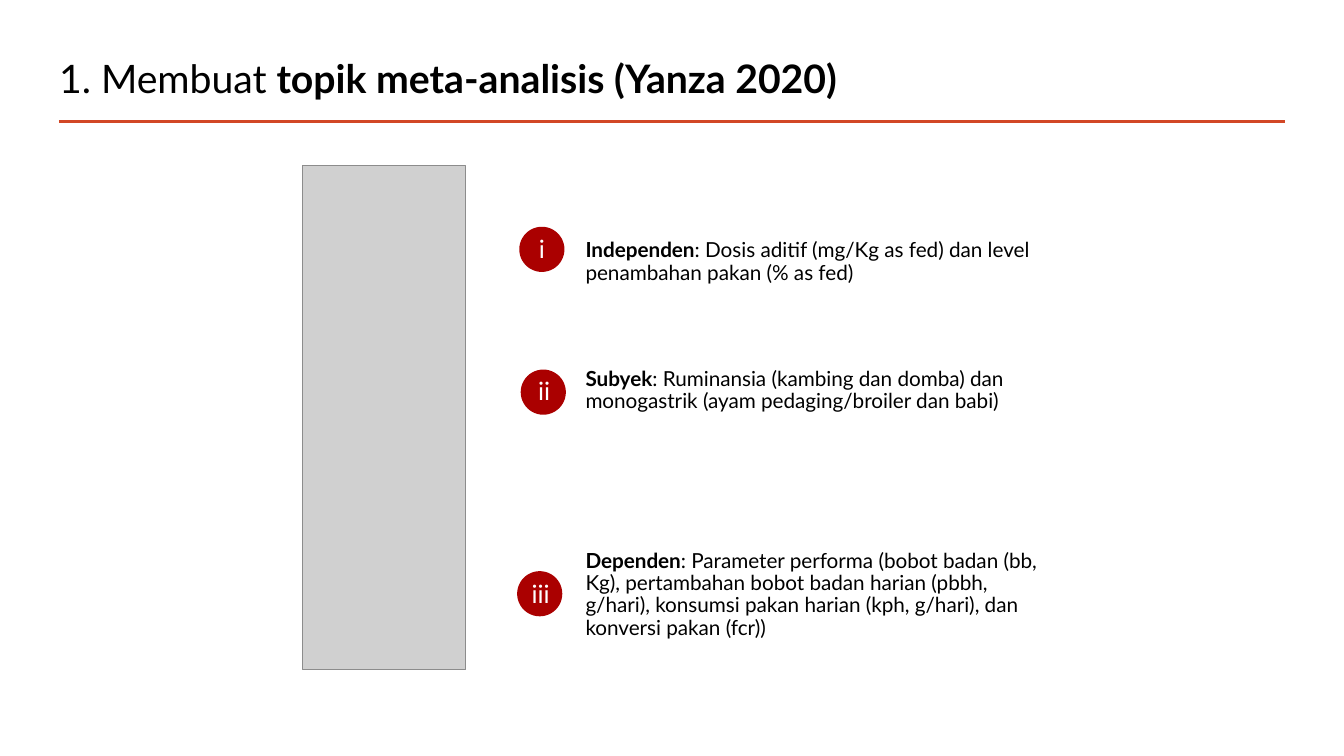
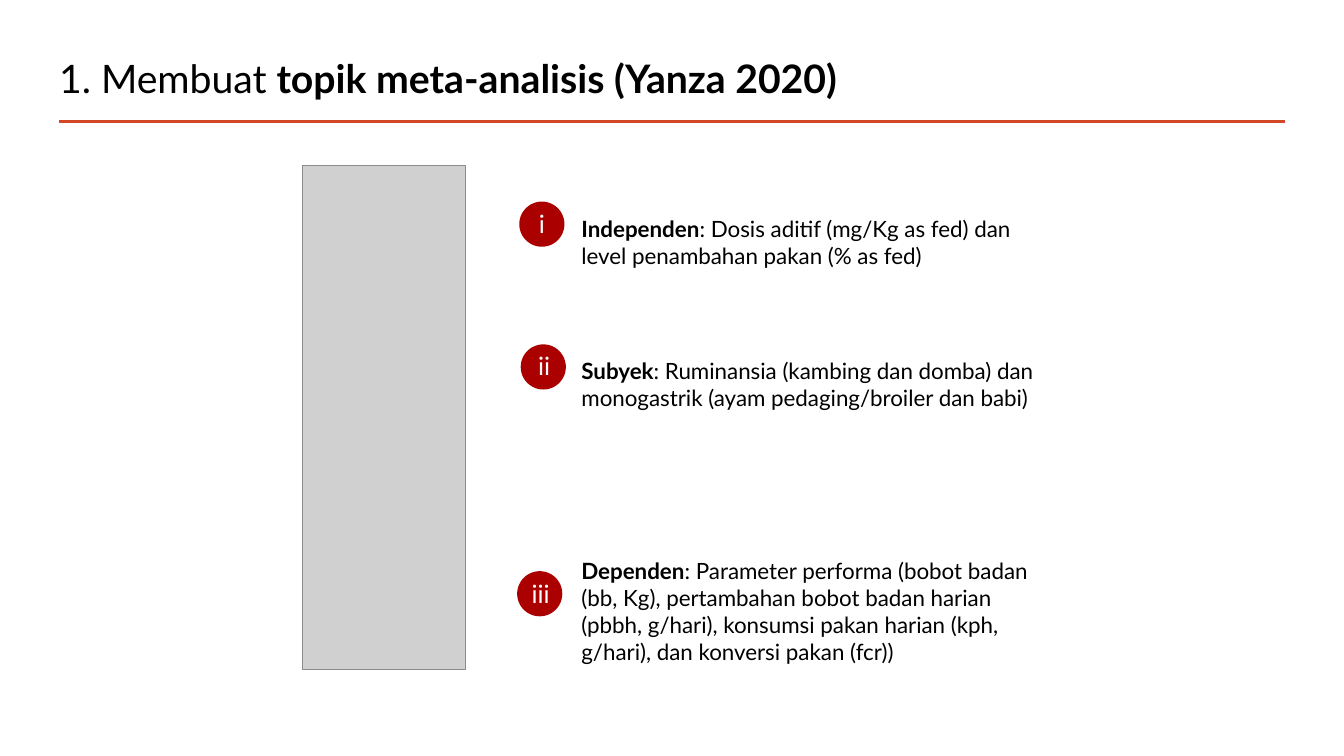
Before and after one commit to mohammad-miftakhus-sholikin/pelatihan-2020-metal, a slide deck: slide 5 of ch3_reference/Presentation_2022__Sholikin.pptx. Drawn at 1344x756 pixels with LibreOffice and Linux fonts; fonts in the diff are those of the drawing; grey boxes stand for pictures. Boxes give left, top, right and bottom in pixels: in the first picture for what was removed or moved away, otherwise in the second. Text is boxed around its words. In the diff, an @@ line names an element or a change of style, - is before the commit and + after.

```diff
--- a/ch3_reference/Presentation_2022__Sholikin.pptx
+++ b/ch3_reference/Presentation_2022__Sholikin.pptx
@@ text "Independen: Dosis aditif (mg/Kg as ...": place and size @@
-text "Independen: Dosis aditif (mg/Kg as ..." at bbox=[586, 241, 1037, 639]
+text "Independen: Dosis aditif (mg/Kg as ..." at bbox=[581, 220, 1033, 664]
@@ text "Independen: Dosis aditif (mg/Kg as ..." at bbox=[581, 220, 1033, 664]: size 14.8 to 16 pt; line spacing 0.9 to 1 @@
@@ 2 texts, 2 ellipses: place and size @@
-2 texts, 2 ellipses at bbox=[519, 227, 567, 415]
+2 texts, 2 ellipses at bbox=[519, 202, 567, 390]
```
Also in this commit, not shown: 6 other slides changed, 4 slides added, 6 other files.
